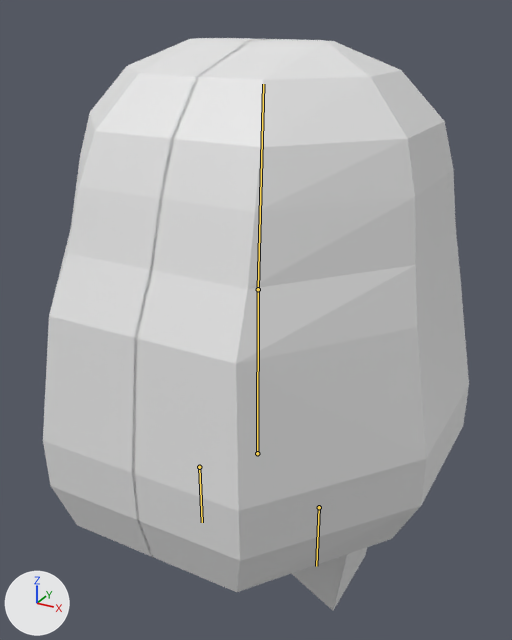
One commit to the Blender file Game/Run Doris Run!/Assets/Models/Characters/EnemyRigAnimated.blend: the scene before it, then after it.
Camera for both pictures: a camera (50 mm lens) standing at (5.55, -10.1, 10.18) and looking at (-0.1, 0.17, 5.04). The lights are fixed; the arrows at lower left show +X, +Y and +Z. The bones that bend it are drawn over the model as lines.
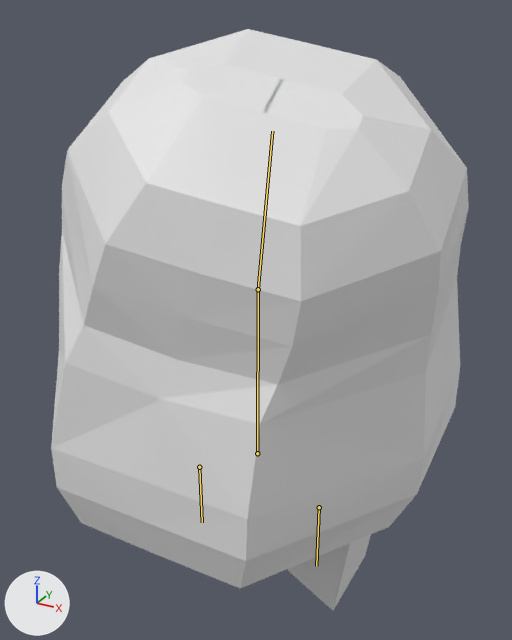
The newer file adds an action. The first version stands in its rest pose; the second is drawn at frame 50 of the action 'Death.001'.

Pixel boxes (x1, y1, x2, y2) of what changed, in the pictures (512 x 640 px):
```json
{"object": "Cube", "change": "posed", "before": [43, 38, 469, 610], "after": [51, 29, 469, 610]}
{"bone": "Head", "before": "(258, 289) to (263, 84)", "after": "(258, 289) to (272, 131)"}
```

Edits to the scene script, one JSON object a line:
```json
{"block": "bone_head", "where": "bone_head = bpy.data.objects['Armature'].pose.bones['Head']  # child of 'Chest'"}
{"op": "set", "path": "bone_head.rotation_quaternion", "old": "(1.0, 0.0, 0.0, 0.0)", "new": "(0.957, 0.246, 0.091, -0.126)", "note": "degrees (0, 0, 0) -> degrees (27, 14, -12)"}
```
